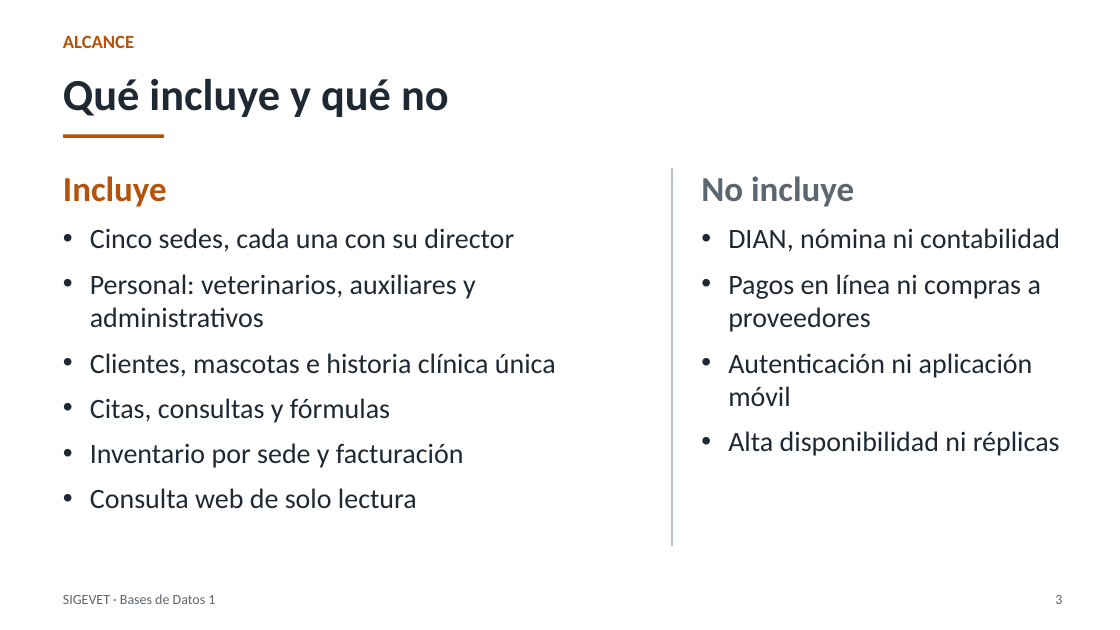
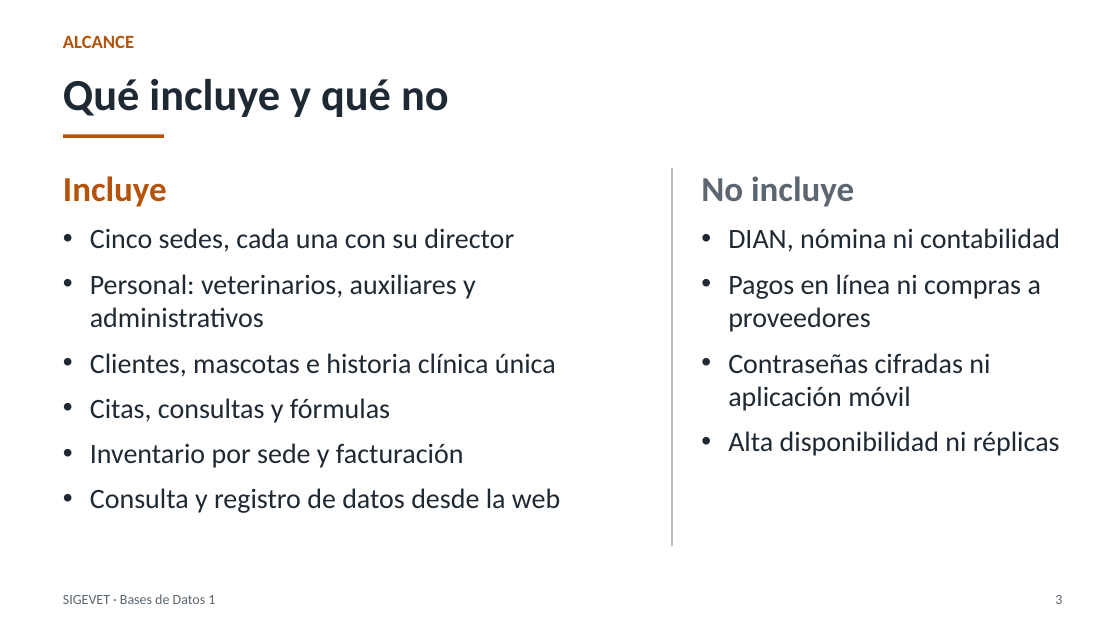
Before and after one commit to Estarlan/proyecto-bd1-sigevet, a slide deck: slide 3 of documentos/final/Presentacion_Sustentacion_SIGEVET.pptx. Drawn at 1120x630 pixels with LibreOffice and Linux fonts; fonts in the diff are those of the drawing. Boxes give left, top, right and bottom in pixels: in the first picture for what was removed or moved away, otherwise in the second. Text is boxed around its words. In the diff, an @@ line names an element or a change of style, - is before the commit and + after.

```diff
--- a/documentos/final/Presentacion_Sustentacion_SIGEVET.pptx
+++ b/documentos/final/Presentacion_Sustentacion_SIGEVET.pptx
@@ text at box(728, 353, 990, 411): text changed @@
-• Autenticación ni aplicación móvil
+• Contraseñas cifradas ni aplicación móvil
@@ text at box(90, 488, 560, 513): text changed @@
-• Consulta web de solo lectura
+• Consulta y registro de datos desde la web
```
Also in this commit, not shown: 1 other slide changed, 5 other files.
